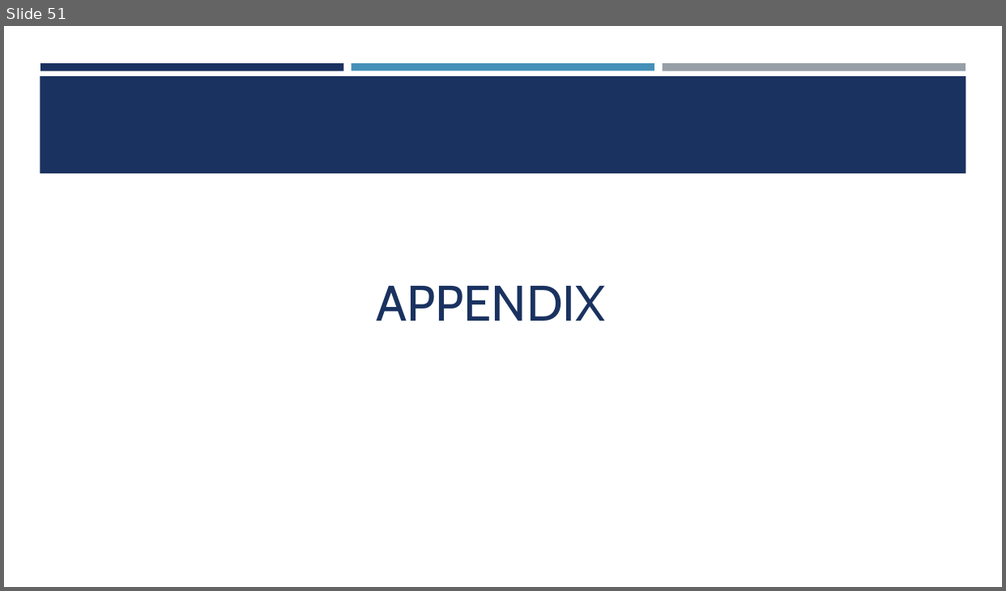
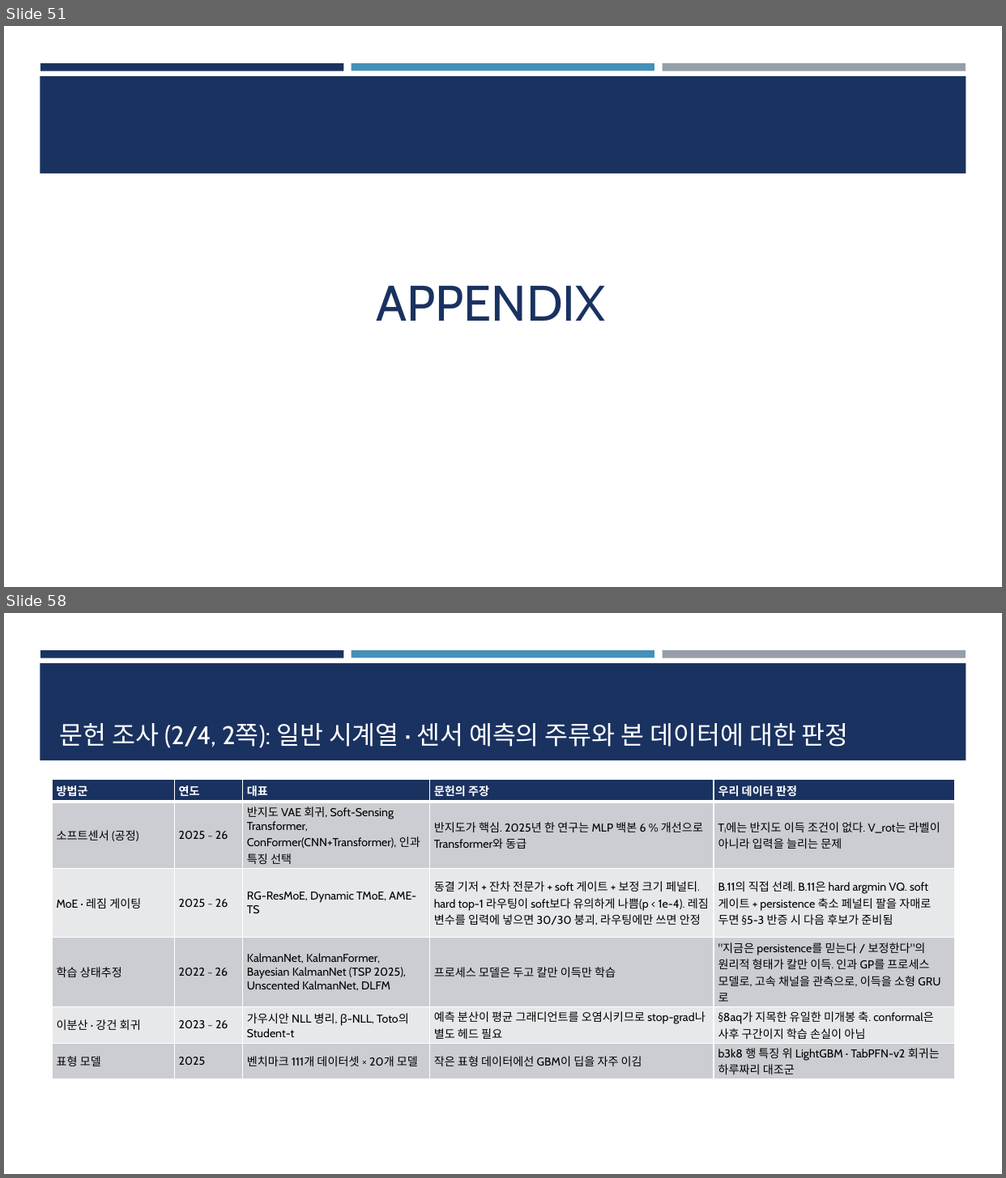
Before and after one commit to iseungsang01/ml-intern-revision, a slide deck: docs/presentation/KSTAR_CES_졸논정리_논문흐름.pptx. Shown one above the other, each under a label of ours: slide 51 before the commit, slides 51 and 58 after it; the slides between them are not shown. The pictures are 1006x591 and 1006x1178 pixels, drawn with LibreOffice and Linux fonts; fonts in the diff are those of the drawing. Boxes give left, top, right and bottom in pixels: in the first picture for what was removed or moved away, otherwise in the second. Text is boxed around its words. In the diff, an @@ line names an element or a change of style, - is before the commit and + after.

```diff
--- a/docs/presentation/KSTAR_CES_졸논정리_논문흐름.pptx
+++ b/docs/presentation/KSTAR_CES_졸논정리_논문흐름.pptx
@@ slide 58 added at [4,613,1002,1174], background #FFFFFF; not listed: 4 template elements that a slide beside it also shows @@
@@ title added at [59,723,849,748], 24.5 pt, text #FFFFFF @@
+문헌 조사 (2/4, 2쪽): 일반 시계열 · 센서 예측의 주류와 본 데이터에 대한 판정
@@ table added at [52,779,955,1078], 6 rows, 5 columns @@
+방법군 | 연도 | 대표 | 문헌의 주장 | 우리 데이터 판정
+소프트센서 (공정) | 2025 ~ 26 | 반지도 VAE 회귀, Soft-Sensing Transformer, ConFormer(CNN+Transformer), 인과 특징 선택 | 반지도가 핵심. 2025년 한 연구는 MLP 백본 6 % 개선으로 Transformer와 동급 | Tᵢ에는 반지도 이득 조건이 없다. V_rot는 라벨이 아니라 입력을 늘리는 문제
+MoE · 레짐 게이팅 | 2025 ~ 26 | RG-ResMoE, Dynamic TMoE, AME-TS | 동결 기저 + 잔차 전문가 + soft 게이트 + 보정 크기 페널티. hard top-1 라우팅이 soft보다 유의하게 나쁨(p < 1e-4). 레짐 변수를 입력에 넣으면 30/30 붕괴, 라우팅에만 쓰면 안정 | B.11의 직접 선례. B.11은 hard argmin VQ. soft 게이트 + persistence 축소 페널티 팔을 자매로 두면 §5-3 반증 시 다음 후보가 준비됨
+학습 상태추정 | 2022 ~ 26 | KalmanNet, KalmanFormer, Bayesian KalmanNet (TSP 2025), Unscented KalmanNet, DLFM | 프로세스 모델은 두고 칼만 이득만 학습 | "지금은 persistence를 믿는다 / 보정한다"의 원리적 형태가 칼만 이득. 인과 GP를 프로세스 모델로, 고속 채널을 관측으로, 이득을 소형 GRU로
+이분산 · 강건 회귀 | 2023 ~ 26 | 가우시안 NLL 병리, β-NLL, Toto의 Student-t | 예측 분산이 평균 그래디언트를 오염시키므로 stop-grad나 별도 헤드 필요 | §8aq가 지목한 유일한 미개봉 축. conformal은 사후 구간이지 학습 손실이 아님
+표형 모델 | 2025 | 벤치마크 111개 데이터셋 × 20개 모델 | 작은 표형 데이터에선 GBM이 딥을 자주 이김 | b3k8 행 특징 위 LightGBM · TabPFN-v2 회귀는 하루짜리 대조군
```
Also in this commit, not shown: 8 slides changed, 1 other slide added, 8 other files.
